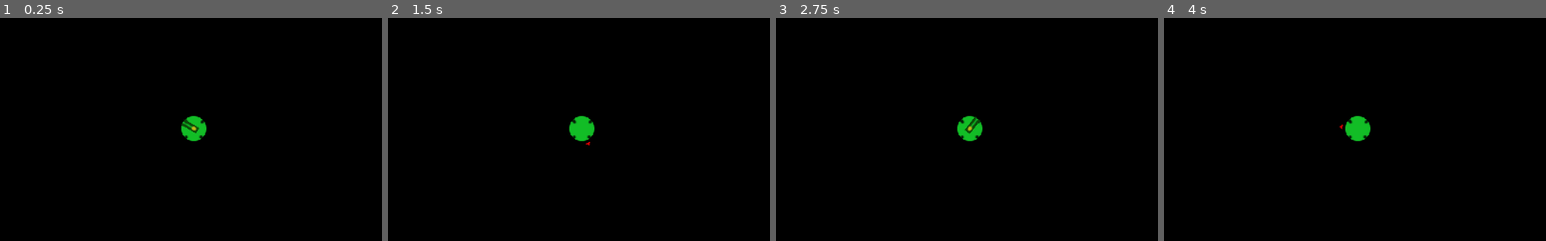
Above: before the commit, frames 1-4 (left to right).
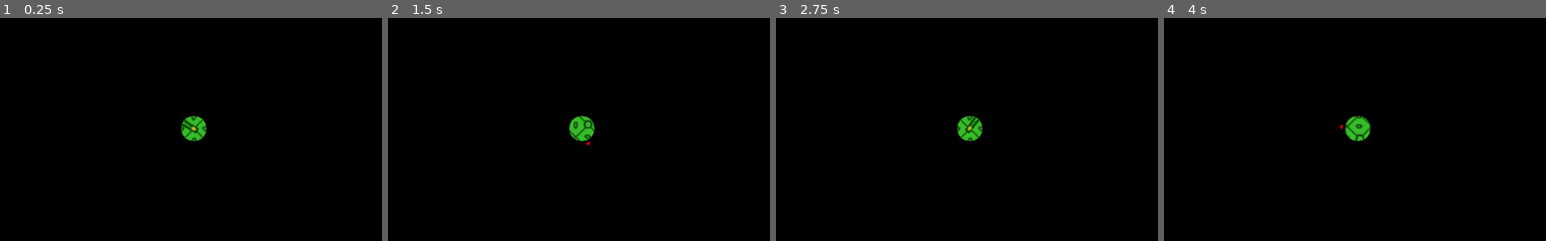
Above: after the commit, the same moments.

Repository: vinnicci/ball-istic
Game: Godot game, scene res://scenes/bots/Player.tscn
Same seed, same stepped clock (60 frames per second), same inputs: the game is played once before the commit and once after it. The project has no main scene, so this scene is started directly.
Inputs (mouse positions are % of the whole screen's width and height, from its top left):
- Up to frame 1 (0.25 s): no input
- Up to frame 2 (1.5 s): tap Enter at 0.5 s; move the mouse to (72, 45) at 0.52 s; hold F (move_right) 0.53-1.28 s; right-click (72, 45) at 0.6 s; move the mouse to (30, 55) at 1.27 s; hold D (move_down) from 1.28 s (still down); click (30, 55) at 1.35 s
- Up to frame 3 (2.75 s): tap Space at 2 s; move the mouse to (60, 28) at 2.02 s; release D (move_down) at 2.03 s; hold F (move_right) from 2.03 s (still down); right-click (60, 28) at 2.1 s
- Up to frame 4 (4 s): tap Enter at 2.75 s; move the mouse to (45, 70) at 2.77 s; release F (move_right) at 2.78 s; hold E (move_up) 2.78-3.53 s; click (45, 70) at 2.85 s; tap Space at 3.5 s; move the mouse to (80, 65) at 3.52 s; hold S (move_left) from 3.53 s (still down); right-click (80, 65) at 3.6 s
The pictures show only the part of the screen within x 25-75%, y 25-75%; the shares and areas given below are measured in that part.

The runs differ from the first frame. In frame 1, 0.5% of the frame differs, in the area x 47-54%, y 44-56%; in frame 2, 0.6%; in frame 3, 0.5%; in frame 4, 0.6%, in the area x 46-54%, y 44-56%.

Commit message:
added rolling effect

Diff:
--- a/project.godot
+++ b/project.godot
@@ -15,7 +15,7 @@
 
 [application]
 
-config/name="Project Orb Test 1"
+config/name="Project Ball-istic"
 config/icon="res://icon.png"
 
 [importer_defaults]
@@ -81,5 +81,6 @@
 
 [rendering]
 
+quality/2d/use_pixel_snap=true
 environment/default_clear_color=Color( 0, 0, 0, 1 )
 environment/default_environment="res://default_env.tres"
--- a/scenes/bots/BaseBot.gd
+++ b/scenes/bots/BaseBot.gd
@@ -14,6 +14,7 @@
 const CHARGE_SPRITE_VELOCITY_FACTOR: float = 0.76
 const NORMAL_SPRITE_VELOCITY_FACTOR: float = 0.6
 const CONTROL_VELOCITY_FACTOR: float = 0.6
+const ROLLING_EFFECT_FACTOR:float = 7.0
 const ROLL_MODE_DAMP: int = 2
 const CRAWL_MODE_DAMP: int = 5
 var control_velocity: int
@@ -34,6 +35,15 @@
 	pass
 
 func _physics_process(delta: float) -> void:
+	#charge sprite effects
+	check_for_charge_sprite_effects()
+
+	#rolling sprite effect
+	if roll_mode == true:
+		$PaintJob.texture_offset -= (linear_velocity/roll_speed) * ROLLING_EFFECT_FACTOR
+	if roll_mode == false:
+		$PaintJob.texture_offset = Vector2(0,0)
+
 	#bot loses control when it's more than control_velocity
 	if check_if_in_control() == false:
 		return
@@ -49,6 +59,17 @@
 	#applying impulse on charge
 	if is_charging == true:
 		charge()
+
+
+func check_for_charge_sprite_effects() -> void:
+	if linear_velocity.length() > roll_speed * CHARGE_SPRITE_VELOCITY_FACTOR && $ChargeCooldown.is_stopped() == false:
+		$ChargeSprite.show()
+		$BodySprite.hide()
+		$PaintJob.hide()
+	if linear_velocity.length() < roll_speed * NORMAL_SPRITE_VELOCITY_FACTOR:
+		$ChargeSprite.hide()
+		$BodySprite.show()
+		$PaintJob.show()
 
 func check_if_in_control() -> bool:
 	return linear_velocity.length() < control_velocity
@@ -82,7 +103,7 @@
 	is_charging = false
 	if $ChargeCooldown.is_stopped() == false || roll_mode == false:
 		return
-	apply_central_impulse(velocity * CHARGE_FORCE_FACTOR)
+	apply_central_impulse(applied_force * CHARGE_FORCE_FACTOR)
 	$ChargeCooldown.start()
 
 func _on_ChargeCooldown_timeout() -> void:
--- a/scenes/bots/BaseBot.tscn
+++ b/scenes/bots/BaseBot.tscn
@@ -6,13 +6,21 @@
 bounce = 1.0
 
 [node name="BaseBot" type="RigidBody2D"]
+mode = 2
 physics_material_override = SubResource( 1 )
 gravity_scale = 0.0
 script = ExtResource( 1 )
 shield_capacity = 50
 health_capacity = 50
 
+[node name="ChargeSprite" type="Sprite" parent="."]
+visible = false
+
 [node name="BodySprite" type="Sprite" parent="."]
+
+[node name="PaintJob" type="Polygon2D" parent="."]
+color = Color( 1, 1, 1, 0 )
+polygon = PoolVector2Array( 0, -25, 10, -23, 18, -18, 23, -10, 25, 0, 23, 10, 18, 18, 10, 23, 0, 25, -10, 23, -18, 18, -23, 10, -25, 0, -23, -10, -18, -18, -10, -23 )
 
 [node name="BodyCollisionShape" type="CollisionShape2D" parent="."]
 
--- a/scenes/bots/Player.gd
+++ b/scenes/bots/Player.gd
@@ -23,9 +23,5 @@
 		is_charging = true
 
 func _physics_process(_delta: float) -> void:
-	if linear_velocity.length() > roll_speed * CHARGE_SPRITE_VELOCITY_FACTOR:
-		$BodySprite.texture = load("res://assets/player/charge_effect.png")
-	if linear_velocity.length() < roll_speed * NORMAL_SPRITE_VELOCITY_FACTOR:
-		$BodySprite.texture = load("res://assets/player/player.png")
 	if roll_mode == true:
 		$VelocityDirection.global_rotation = linear_velocity.angle()
--- a/scenes/bots/Player.tscn
+++ b/scenes/bots/Player.tscn
@@ -1,16 +1,17 @@
-[gd_scene load_steps=7 format=2]
+[gd_scene load_steps=9 format=2]
 
-[ext_resource path="res://assets/player/player.png" type="Texture" id=1]
+[ext_resource path="res://assets/player/player_n.png" type="Texture" id=1]
 [ext_resource path="res://scenes/bots/Player.gd" type="Script" id=2]
 [ext_resource path="res://scenes/bots/BaseBot.tscn" type="PackedScene" id=3]
 [ext_resource path="res://assets/player/direction_indicator.png" type="Texture" id=4]
 [ext_resource path="res://scenes/weapons/IntroWeapon.tscn" type="PackedScene" id=5]
+[ext_resource path="res://assets/player/charge_effect.png" type="Texture" id=6]
+[ext_resource path="res://assets/player/player_n_paint_job.png" type="Texture" id=7]
 
 [sub_resource type="CircleShape2D" id=1]
 radius = 25.0
 
 [node name="Player" instance=ExtResource( 3 )]
-mode = 2
 script = ExtResource( 2 )
 roll_speed = 2000
 hostile = false
@@ -19,14 +20,15 @@
 current = true
 zoom = Vector2( 1.5, 1.5 )
 
-[node name="BodySprite" parent="." index="1"]
+[node name="ChargeSprite" parent="." index="1"]
+texture = ExtResource( 6 )
+
+[node name="BodySprite" parent="." index="2"]
 texture = ExtResource( 1 )
 
-[node name="BodyCollisionShape" parent="." index="2"]
-shape = SubResource( 1 )
-
-[node name="ChargeCooldown" parent="." index="3"]
-wait_time = 1.0
+[node name="PaintJob" parent="." index="3"]
+color = Color( 1, 1, 1, 1 )
+texture = ExtResource( 7 )
 
 [node name="VelocityDirection" type="Sprite" parent="." index="4"]
 visible = false
@@ -34,3 +36,9 @@
 offset = Vector2( 35, 0 )
 
 [node name="Weapon" parent="." index="5" instance=ExtResource( 5 )]
+
+[node name="BodyCollisionShape" parent="." index="6"]
+shape = SubResource( 1 )
+
+[node name="ChargeCooldown" parent="." index="7"]
+wait_time = 1.0
--- /dev/null
+++ b/scenes/level/BaseLevel.gd
@@ -0,0 +1,4 @@
+extends Node2D
+
+func _on_Player_shoot(projectile, proj_position, proj_direction) -> void:
+	pass
--- /dev/null
+++ b/scenes/level/BaseLevel.tscn
@@ -0,0 +1,6 @@
+[gd_scene load_steps=2 format=2]
+
+[ext_resource path="res://scenes/level/BaseLevel.gd" type="Script" id=1]
+
+[node name="BaseLevel" type="Node2D"]
+script = ExtResource( 1 )
--- a/scenes/level/TestLevel.gd
+++ b/scenes/level/TestLvl.gd
@@ -1,4 +1,4 @@
-extends Node2D
+extends "res://scenes/level/BaseLevel.gd"
 
 func _on_Player_shoot(projectile, proj_position, proj_direction) -> void:
 	add_child(projectile)
--- a/scenes/level/TestLevel.tscn
+++ b/scenes/level/TestLvl.tscn
@@ -1,10 +1,9 @@
-[gd_scene load_steps=8 format=2]
+[gd_scene load_steps=7 format=2]
 
-[ext_resource path="res://scenes/bots/Player.tscn" type="PackedScene" id=1]
+[ext_resource path="res://scenes/level/BaseLevel.tscn" type="PackedScene" id=1]
 [ext_resource path="res://assets/terrain/tut_terrain.png" type="Texture" id=2]
-[ext_resource path="res://scenes/bots/Dummy.tscn" type="PackedScene" id=3]
-[ext_resource path="res://scenes/bots/HeavyDummy.tscn" type="PackedScene" id=4]
-[ext_resource path="res://scenes/level/TestLevel.gd" type="Script" id=5]
+[ext_resource path="res://scenes/level/TestLvl.gd" type="Script" id=3]
+[ext_resource path="res://scenes/bots/Player.tscn" type="PackedScene" id=4]
 
 [sub_resource type="ConvexPolygonShape2D" id=1]
 points = PoolVector2Array( 0, 0, 128, 0, 128, 128, 0, 128 )
@@ -37,67 +36,15 @@
 } ]
 1/z_index = 0
 
-[node name="TestLevel" type="Node2D"]
-script = ExtResource( 5 )
+[node name="TestLvl" instance=ExtResource( 1 )]
+script = ExtResource( 3 )
 
-[node name="Terrain" type="TileMap" parent="."]
+[node name="Terrain" type="TileMap" parent="." index="0"]
 tile_set = SubResource( 2 )
-cell_size = Vector2( 127, 127 )
+cell_size = Vector2( 128, 128 )
 format = 1
 tile_data = PoolIntArray( 0, 1, 0, 1, 1, 0, 2, 1, 0, 3, 1, 0, 4, 1, 0, 5, 1, 0, 6, 1, 0, 7, 1, 0, 8, 1, 0, 9, 1, 0, 10, …(3593 unchanged characters)…
 
-[node name="Player" parent="." instance=ExtResource( 1 )]
-position = Vector2( 200.496, 186.795 )
-collision_mask = 15
-mode = 0
-shield_capacity = 1000
-health_capacity = 500
-
-[node name="Dummy" parent="." instance=ExtResource( 3 )]
-position = Vector2( 852.772, 541.116 )
-collision_mask = 15
-shield_capacity = 1000
-health_capacity = 500
-
-[node name="Dummy2" parent="." instance=ExtResource( 3 )]
-position = Vector2( 1318.54, 897.294 )
-collision_mask = 15
-shield_capacity = 1000
-health_capacity = 500
-
-[node name="Dummy3" parent="." instance=ExtResource( 3 )]
-position = Vector2( 479.47, 842.498 )
-collision_mask = 15
-shield_capacity = 1000
-health_capacity = 500
-
-[node name="Dummy4" parent="." instance=ExtResource( 3 )]
-position = Vector2( 976.064, 1263.75 )
-collision_mask = 15
-shield_capacity = 1000
-health_capacity = 500
-
-[node name="HeavyDummy" parent="." instance=ExtResource( 4 )]
-position = Vector2( 1276.7, 547.964 )
-collision_mask = 15
-shield_capacity = 1000
-health_capacity = 500
-
-[node name="HeavyDummy2" parent="." instance=ExtResource( 4 )]
-position = Vector2( 799.349, 1110.05 )
-collision_mask = 15
-shield_capacity = 1000
-health_capacity = 500
-
-[node name="HeavyDummy3" parent="." instance=ExtResource( 4 )]
-position = Vector2( 1118.52, 703.314 )
-collision_mask = 15
-shield_capacity = 1000
-health_capacity = 500
-
-[node name="HeavyDummy4" parent="." instance=ExtResource( 4 )]
-position = Vector2( 488.648, 1333.19 )
-collision_mask = 15
-shield_capacity = 1000
-health_capacity = 500
+[node name="Player" parent="." index="1" instance=ExtResource( 4 )]
+position = Vector2( 196.421, 209.372 )
 [connection signal="shoot" from="Player" to="." method="_on_Player_shoot"]
--- a/scenes/weapons/BaseProjectile.gd
+++ b/scenes/weapons/BaseProjectile.gd
@@ -25,5 +25,5 @@
 	queue_free()
 	$RangeTimer.stop()
 
-func _on_Projectile_body_entered(body: Node) -> void:
+func _on_Projectile_body_entered(_body: Node) -> void:
 	pass
--- a/scenes/weapons/IntroWeapon.tscn
+++ b/scenes/weapons/IntroWeapon.tscn
@@ -9,7 +9,6 @@
 script = ExtResource( 4 )
 Projectile = ExtResource( 3 )
 heat_per_shot = 2
-heat_capacity = 100
 heat_dissipation = 5.0
 
 [node name="WeaponSprite" parent="." index="0"]
Binary file changed: assets/bots/heavy_dummy.png
Binary file added: assets/player/player_n.png
Not shown, added: assets/player/player_n.png.import
Binary file added: assets/player/player_n_paint_job.png
Not shown, added: assets/player/player_n_paint_job.png.import
Not shown, added: scenes/level/TestLevel.tscn.tmp
